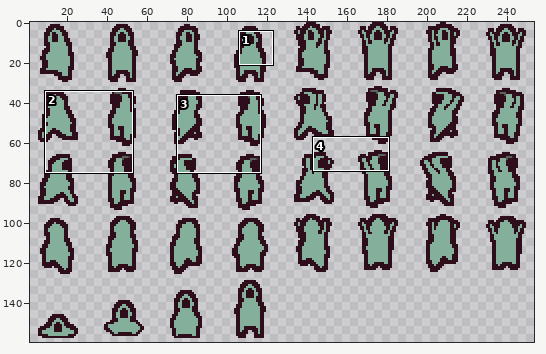
Sprite sheet -- sheets/player.png. Above, an overview of the earlier version with the close-up marked.
Close-up. First the earlier version:
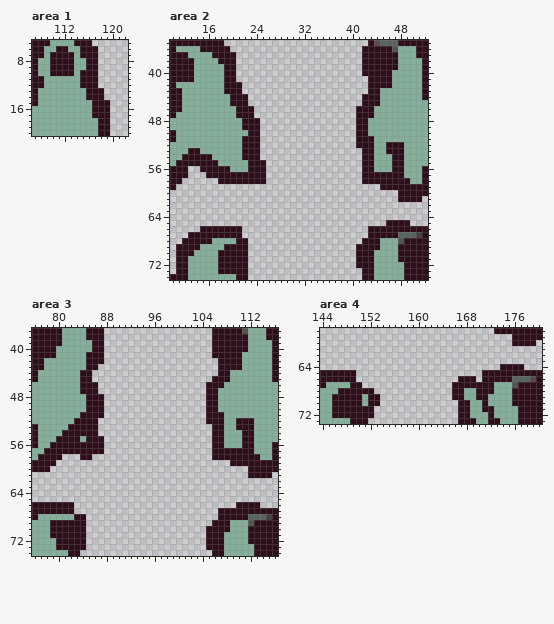
The file is 256x160 pixels. Shown: area 1: x 107..122, y 5..20; area 2: x 10..52, y 35..74; area 3: x 76..116, y 37..74; area 4: x 144..180, y 58..73. The wide view leaves out empty margins. The commit also changed other parts of the picture, which this record leaves out.
After:
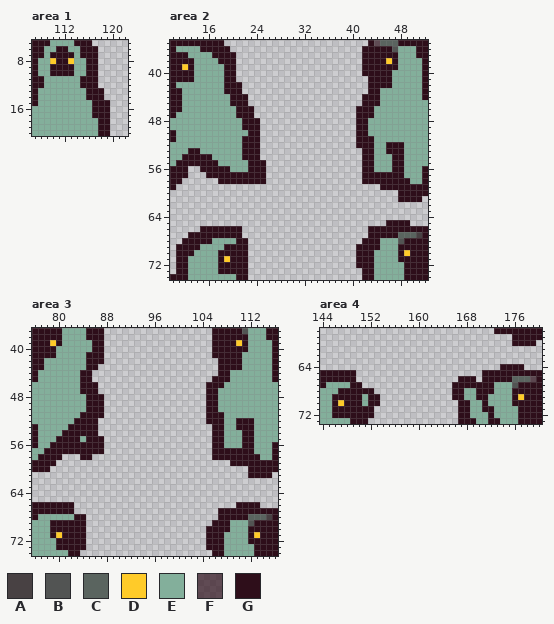
Palette (. is transparent): A #484143  B #525453  C #5a645f  D #ffcb29  E #83af9b  F #2c0d19ad  G #2e0e1a
The exact change:
Area 1:
y 8: x 110 G -> D; x 113 G -> D
y 10: x 115 G -> E
Area 2:
y 38: x 46 G -> D
y 39: x 12 G -> D
y 70: x 49 G -> D
y 71: x 19 G -> D
Area 3:
y 39: x 79 G -> D; x 110 G -> D
y 71: x 80 G -> D; x 113 G -> D
Area 4:
y 69: x 177 G -> D
y 70: x 147 G -> D
